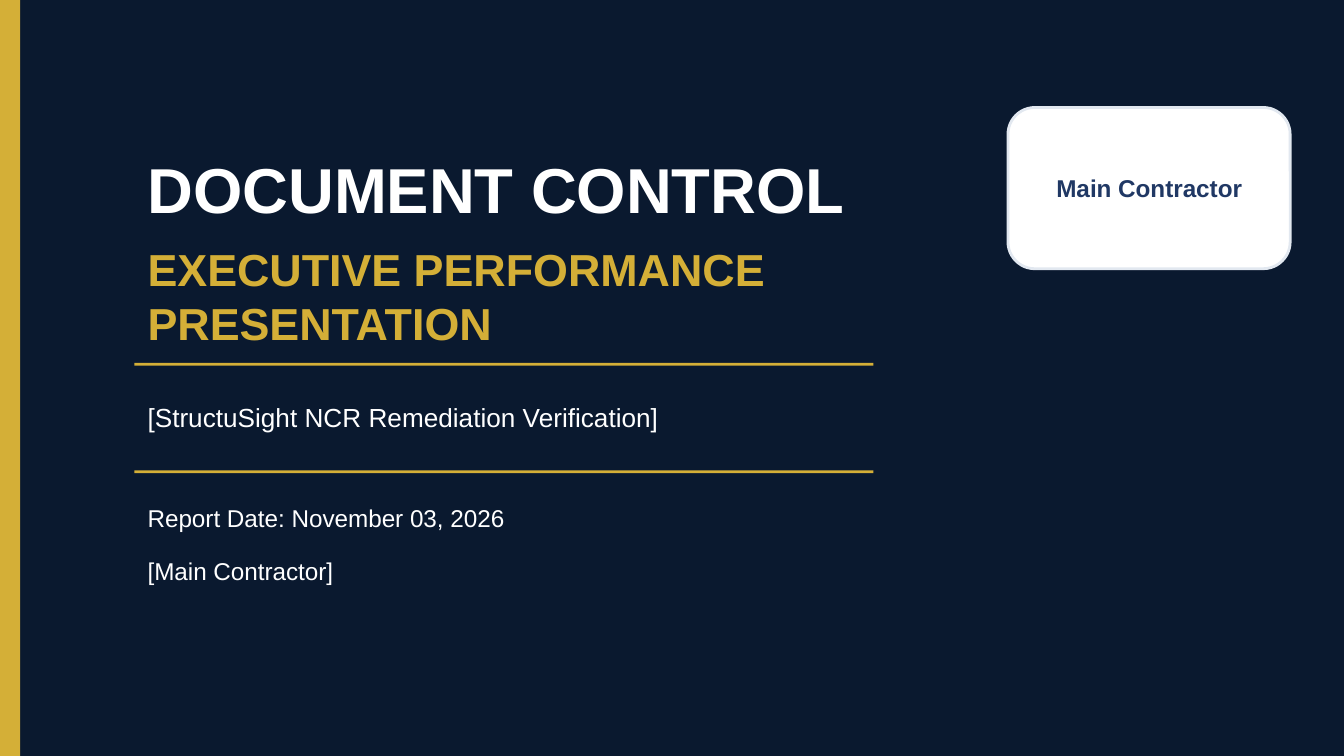
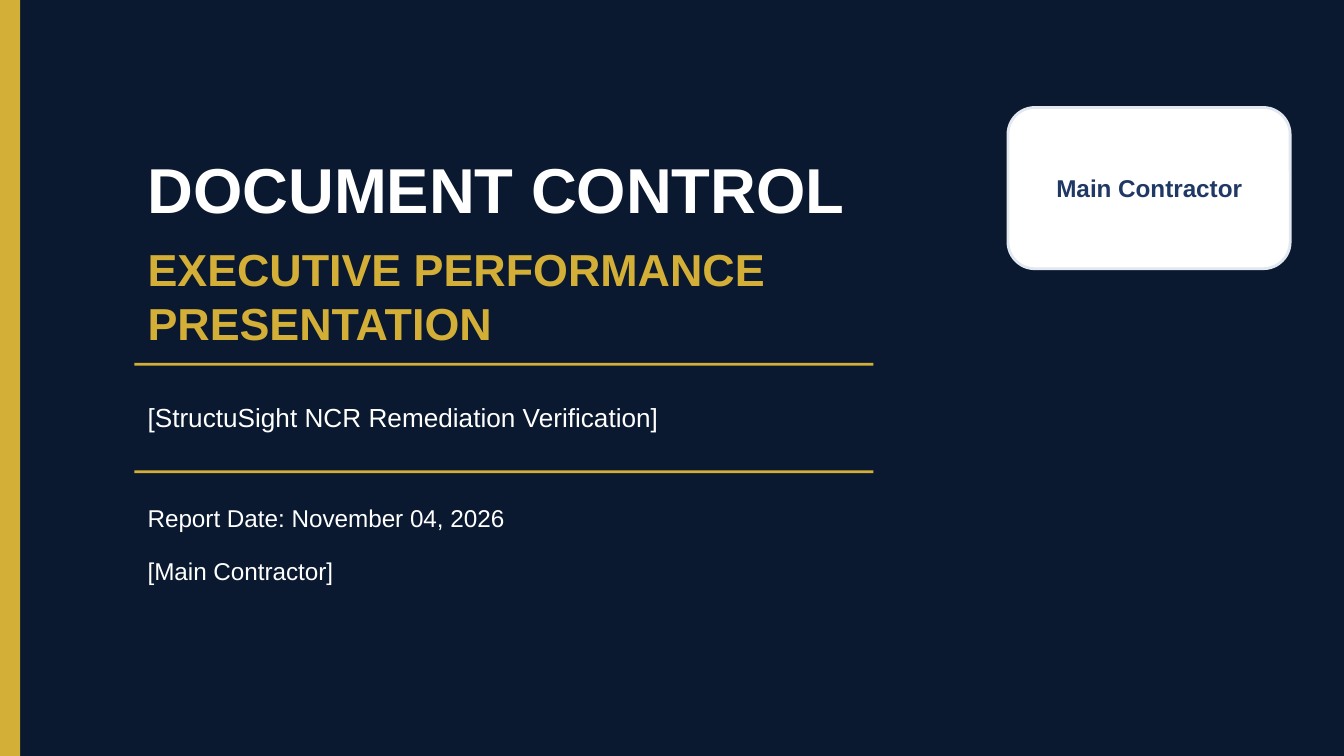
Before and after one commit to ezzeldinrashad197-sudo/ezzeldinrashad197-sudo, a slide deck: slide 1 of evidence/certification/StructuSight-NCR-Verification.pptx. Drawn at 1344x756 pixels with LibreOffice and Linux fonts; fonts in the diff are those of the drawing. Boxes give left, top, right and bottom in pixels: in the first picture for what was removed or moved away, otherwise in the second. Text is boxed around its words. In the diff, an @@ line names an element or a change of style, - is before the commit and + after.

```diff
--- a/evidence/certification/StructuSight-NCR-Verification.pptx
+++ b/evidence/certification/StructuSight-NCR-Verification.pptx
@@ text at (x1=148, y1=509, x2=504, y2=532): text changed @@
-Report Date: November 03, 2026
+Report Date: November 04, 2026
```
Also in this commit, not shown: 15 other slides changed, 5 other files.
